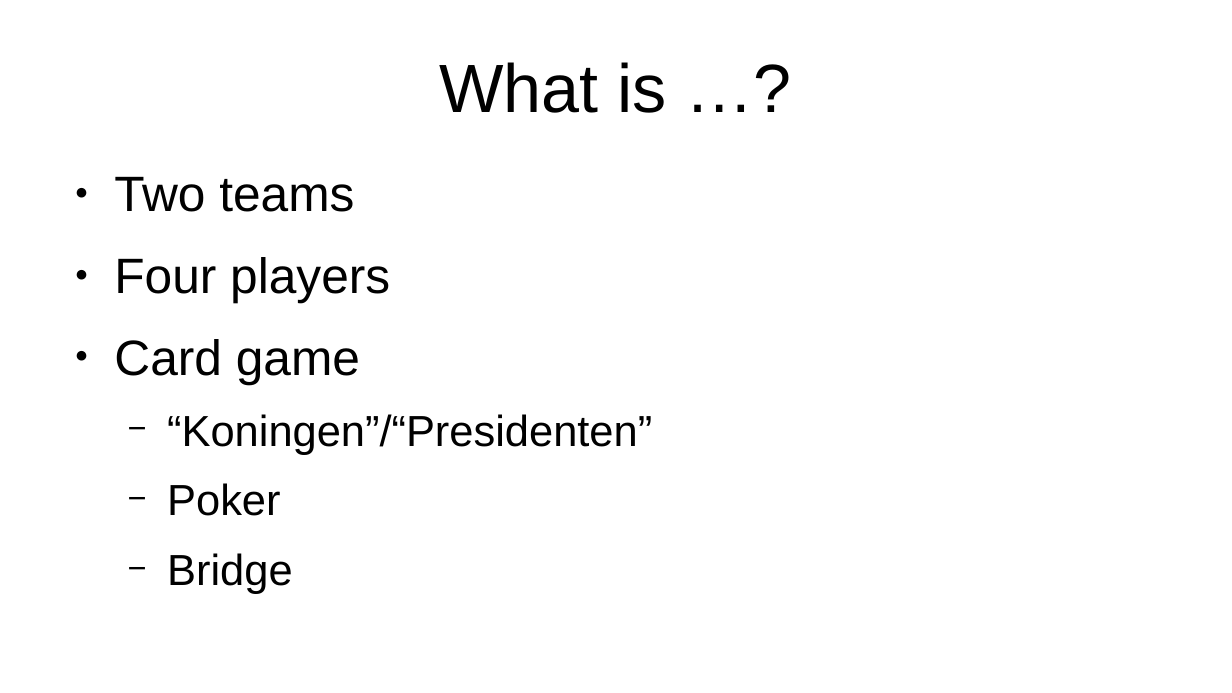
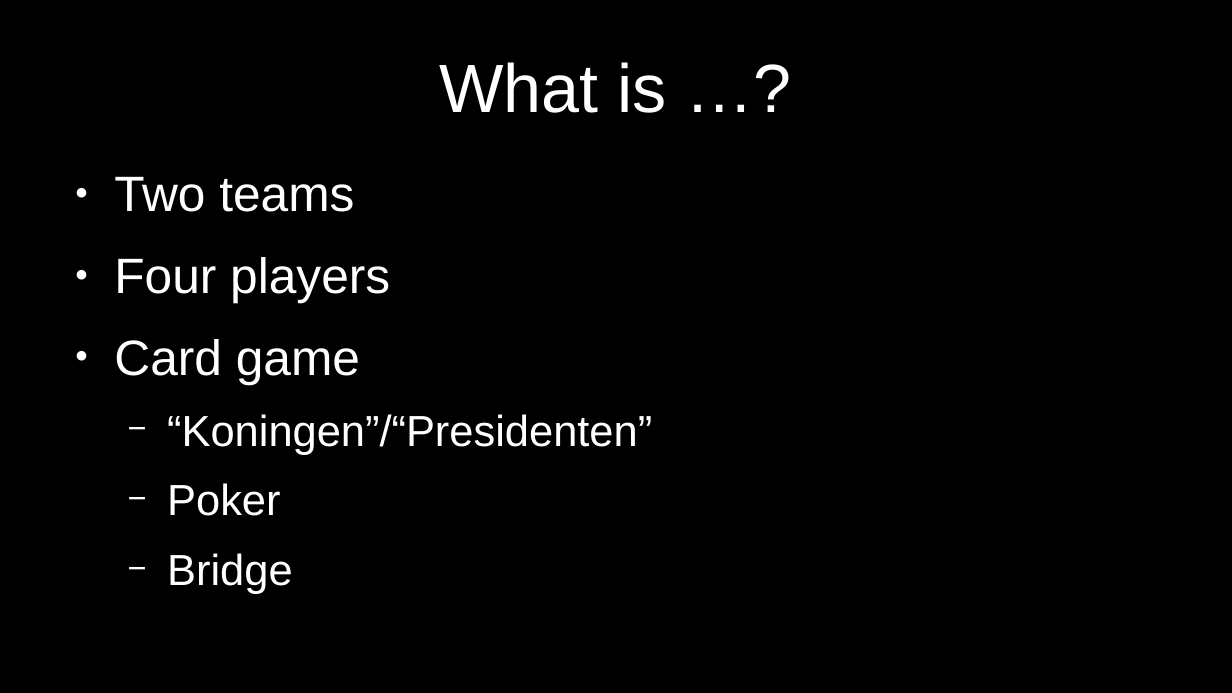
Before and after one commit to pcvanholland/Sogyo-Opdrachten, a slide deck: slide 2 of Presentatie.odp. Drawn at 1232x693 pixels with LibreOffice and Linux fonts; fonts in the diff are those of the drawing. Boxes give left, top, right and bottom in pixels: in the first picture for what was removed or moved away, otherwise in the second. Text is boxed around its words. In the diff, an @@ line names an element or a change of style, - is before the commit and + after.

```diff
--- a/Presentatie.odp
+++ b/Presentatie.odp
@@ background #FFFFFF to #000000 @@
@@ title "What is …?" at <box>439,62,666,113</box>: text colour #000000 to #FFFFFF @@
@@ text "Two teams" at <box>114,176,652,594</box>: text colour #000000 to #FFFFFF; bullet colour #000000 to #FFFFFF @@
```
Also in this commit, not shown: 5 other slides changed, 1 slide added, 1 other file.
